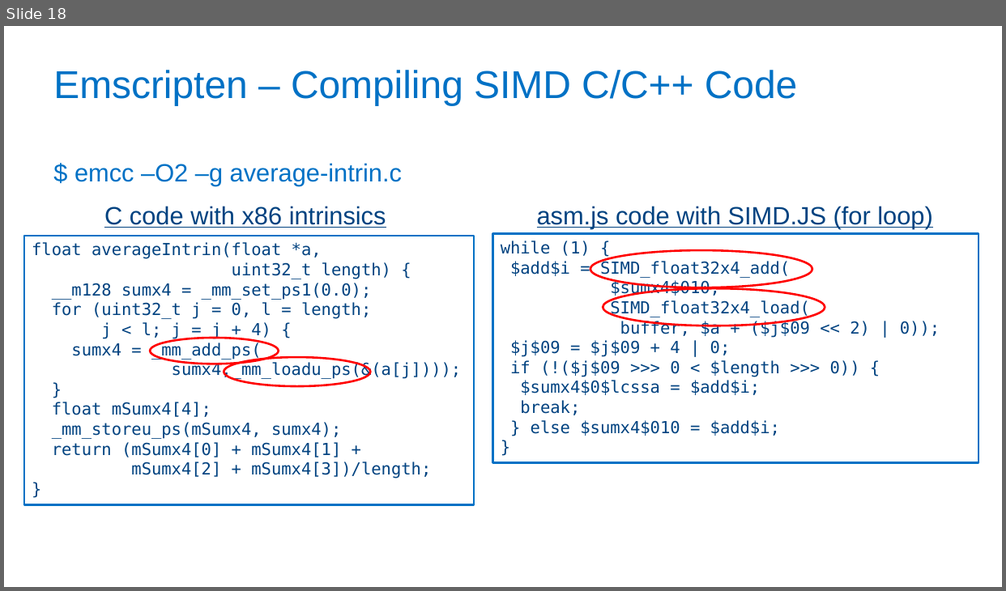
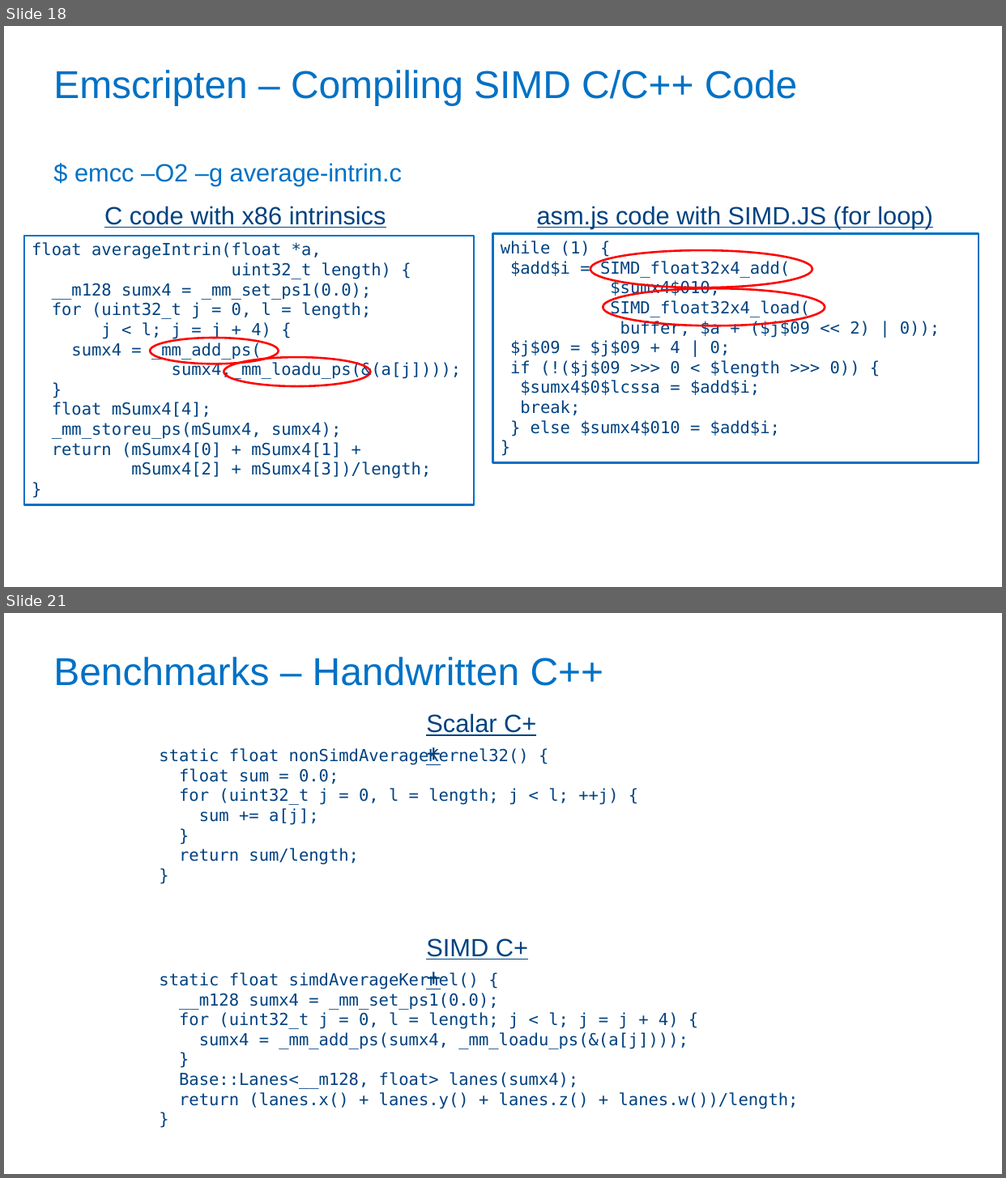
Before and after one commit to PeterJensen/wpmvp2015, a slide deck: simdjs-presentation.pptx. Shown one above the other, each under a label of ours: slide 18 before the commit, slides 18 and 21 after it; the slides between them are not shown. The pictures are 1006x591 and 1006x1178 pixels, drawn with LibreOffice and Linux fonts; fonts in the diff are those of the drawing; background and template pictures are left out. Boxes give left, top, right and bottom in pixels: in the first picture for what was removed or moved away, otherwise in the second. Text is boxed around its words. In the diff, an @@ line names an element or a change of style, - is before the commit and + after.

```diff
--- a/simdjs-presentation.pptx
+++ b/simdjs-presentation.pptx
@@ slide 21 added at (x1=4, y1=613, x2=1002, y2=1174), background #FFFFFF @@
@@ title added at (x1=53, y1=657, x2=604, y2=686), 37.3 pt, text #0071C5 @@
+Benchmarks – Handwritten C++
@@ text added at (x1=426, y1=713, x2=536, y2=736), 24 pt, text #004280, underline @@
+Scalar C++
@@ text added at (x1=159, y1=748, x2=618, y2=865), 16 pt, text #004280 @@
+static float nonSimdAverageKernel32() {
+float sum = 0.0;
+for (uint32_t j = 0, l = length; j < l; ++j) {
+sum += a[j];
+}
+return sum/length;
+}
@@ text added at (x1=426, y1=939, x2=528, y2=960), 24 pt, text #004280, underline @@
+SIMD C++
@@ text added at (x1=159, y1=972, x2=799, y2=1110), 16 pt, text #004280 @@
+static float simdAverageKernel() {
+__m128 sumx4 = _mm_set_ps1(0.0);
+for (uint32_t j = 0, l = length; j < l; j = j + 4) {
+sumx4 = _mm_add_ps(sumx4, _mm_loadu_ps(&(a[j])));
+}
+Base::Lanes<__m128, float> lanes(sumx4);
+return (lanes.x() + lanes.y() + lanes.z() + lanes.w())/length;
+}
```
Also in this commit, not shown: 5 slides changed, 7 other slides added, 1 other file.
